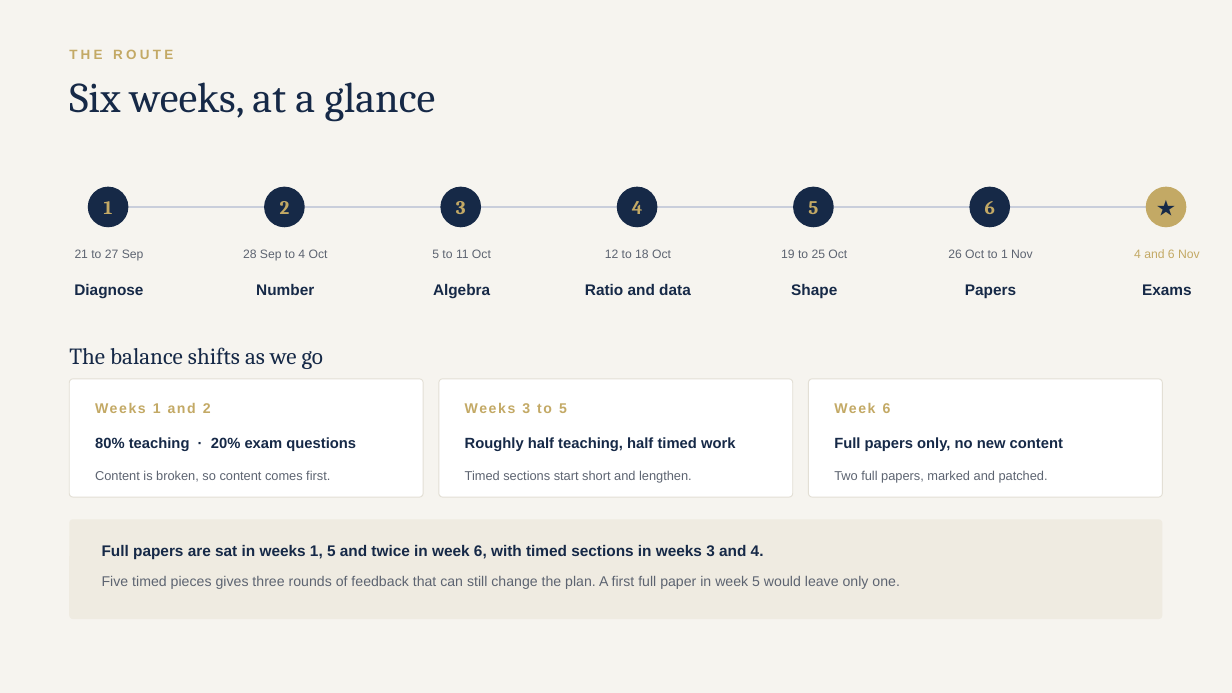
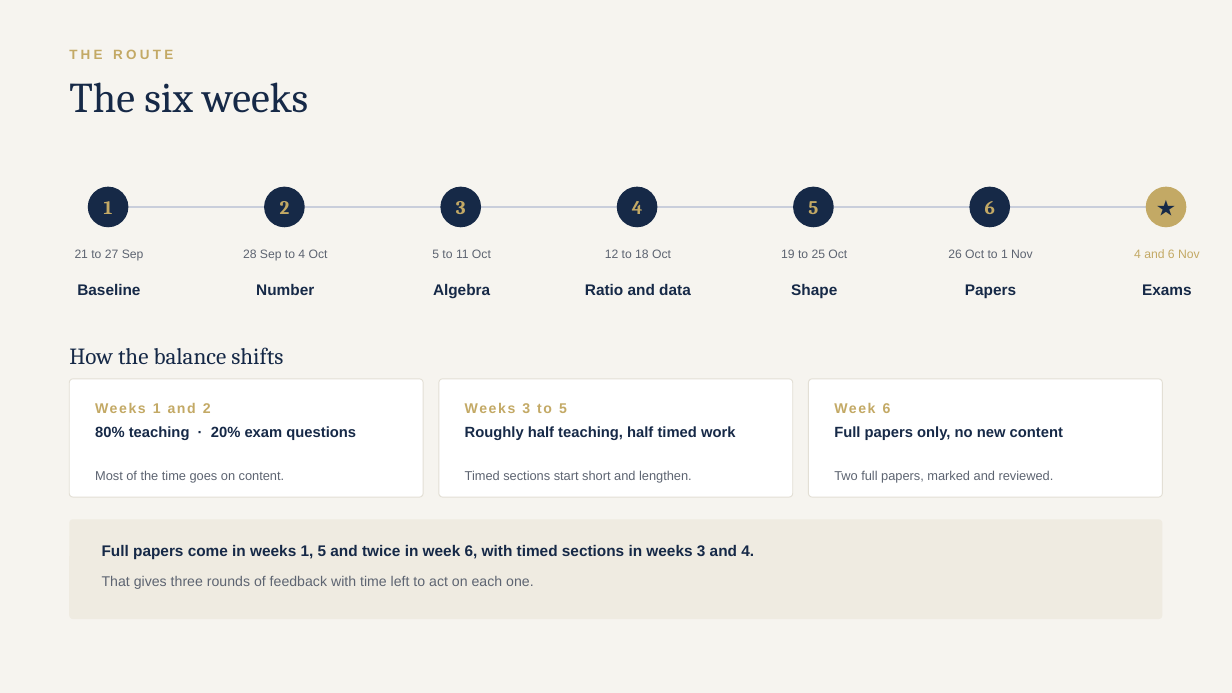
Before and after one commit to AliAljawabra/Daily, a slide deck: slide 5 of tutoring/charlotte/Charlotte_maths_plan.pptx. Drawn at 1232x693 pixels with LibreOffice and Linux fonts; fonts in the diff are those of the drawing. Boxes give left, top, right and bottom in pixels: in the first picture for what was removed or moved away, otherwise in the second. Text is boxed around its words. In the diff, an @@ line names an element or a change of style, - is before the commit and + after.

```diff
--- a/tutoring/charlotte/Charlotte_maths_plan.pptx
+++ b/tutoring/charlotte/Charlotte_maths_plan.pptx
@@ text at (69,82,308,113): text changed @@
-Six weeks, at a glance
+The six weeks
@@ text at (77,284,140,295): text changed @@
-Diagnose
+Baseline
@@ text at (69,347,283,365): text changed @@
-The balance shifts as we go
+How the balance shifts
@@ vertical alignment middle to top in 3 elements at (95,426,356,440), (465,426,736,440), (834,426,1063,440) @@
@@ text at (95,470,284,482): text changed @@
-Content is broken, so content comes first.
+Most of the time goes on content.
@@ text at (834,470,1054,482): text changed @@
-Two full papers, marked and patched.
+Two full papers, marked and reviewed.
@@ text at (102,545,754,560): text changed @@
-Full papers are sat in weeks 1, 5 and twice in week 6, with timed sections in weeks 3 and 4.
+Full papers come in weeks 1, 5 and twice in week 6, with timed sections in weeks 3 and 4.
@@ text at (102,576,534,589): text changed @@
-Five timed pieces gives three rounds of feedback that can still change the plan. A first full paper in week 5 would leave only one.
+That gives three rounds of feedback with time left to act on each one.
```
Also in this commit, not shown: 15 other slides changed, 2 other files.
